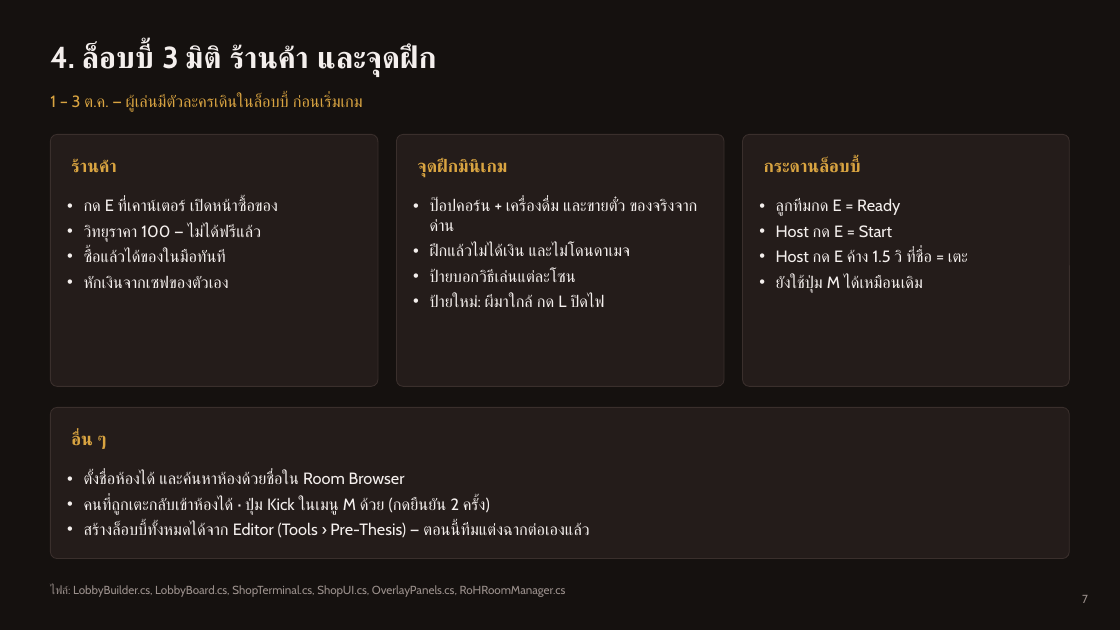
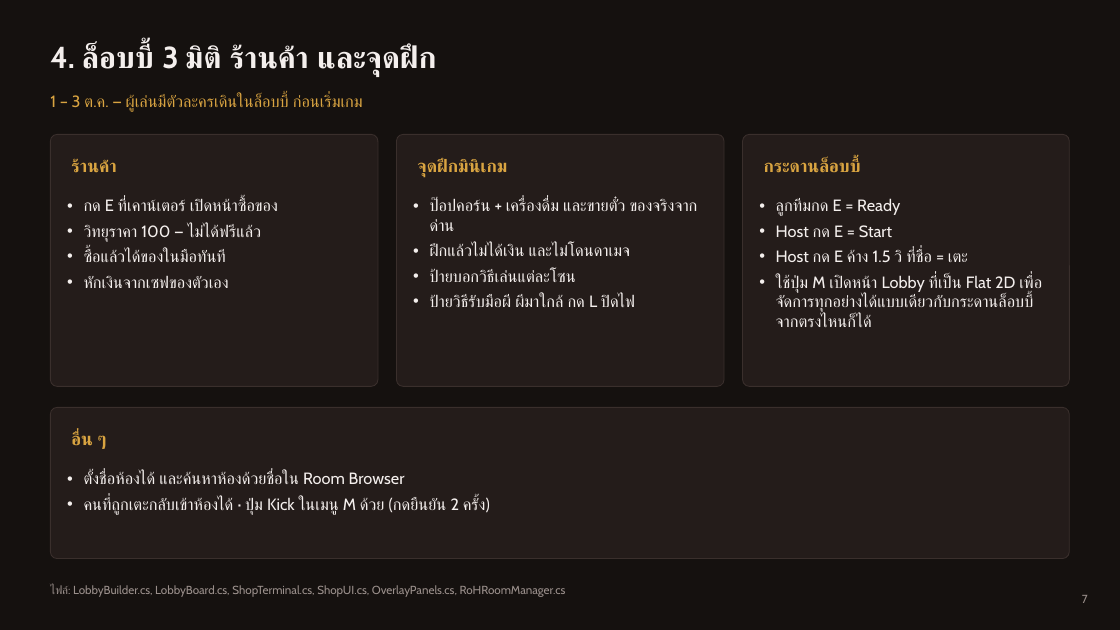
Before and after one commit to AtirojDev12/Pre-Thesis, a slide deck: slide 7 of Kong & Head Pro Grammer Presentation/Pre-Thesis_MyWork_Week6.pptx. Drawn at 1120x630 pixels with LibreOffice and Linux fonts; fonts in the diff are those of the drawing. Boxes give left, top, right and bottom in pixels: in the first picture for what was removed or moved away, otherwise in the second. Text is boxed around its words. In the diff, an @@ line names an element or a change of style, - is before the commit and + after.

```diff
--- a/Kong & Head Pro Grammer Presentation/Pre-Thesis_MyWork_Week6.pptx
+++ b/Kong & Head Pro Grammer Presentation/Pre-Thesis_MyWork_Week6.pptx
@@ text at (430, 295, 635, 307): text changed @@
-• ป้ายใหม่: ผีมาใกล้ กด L ปิดไฟ
+• ป้ายวิธีรับมือผี ผีมาใกล้ กด L ปิดไฟ
@@ text at (776, 275, 1042, 327): text changed @@
-• ยังใช้ปุ่ม M ได้เหมือนเดิม
+• ใช้ปุ่ม M เปิดหน้า Lobby ที่เป็น Flat 2D เพื่อจัดการทุกอย่างได้แบบเดียวกับกระดานล็อบบี้จากตรงไหนก็ได้
@@ text "ตั้งชื่อห้องได้ และค้นหาห้องด้วยชื่อใน Room Browser" at (84, 472, 486, 515): less space between paragraphs @@
@@ text at (84, 522, 590, 538): paragraph removed @@
-• สร้างล็อบบี้ทั้งหมดได้จาก Editor (Tools › Pre-Thesis) — ตอนนี้ทีมแต่งฉากต่อเองแล้ว
```
Also in this commit, not shown: 11 other slides changed, 4 other files.
